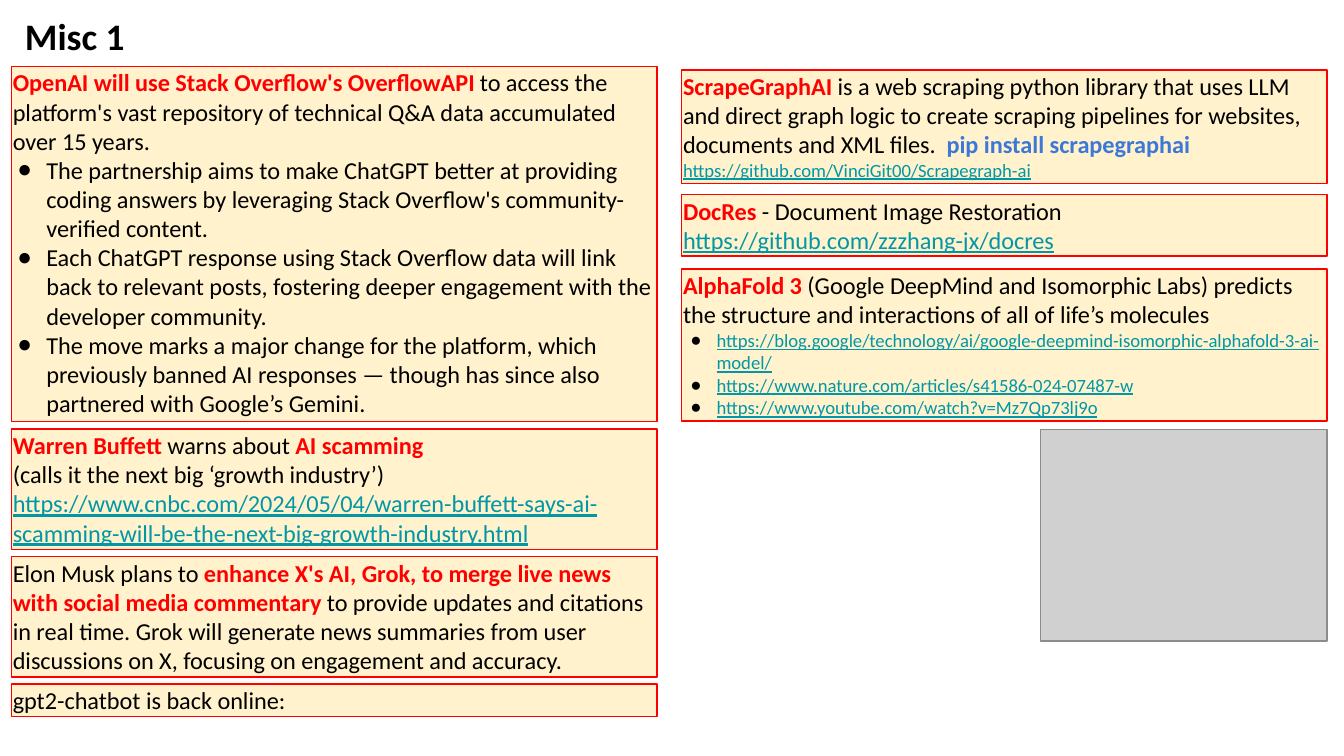
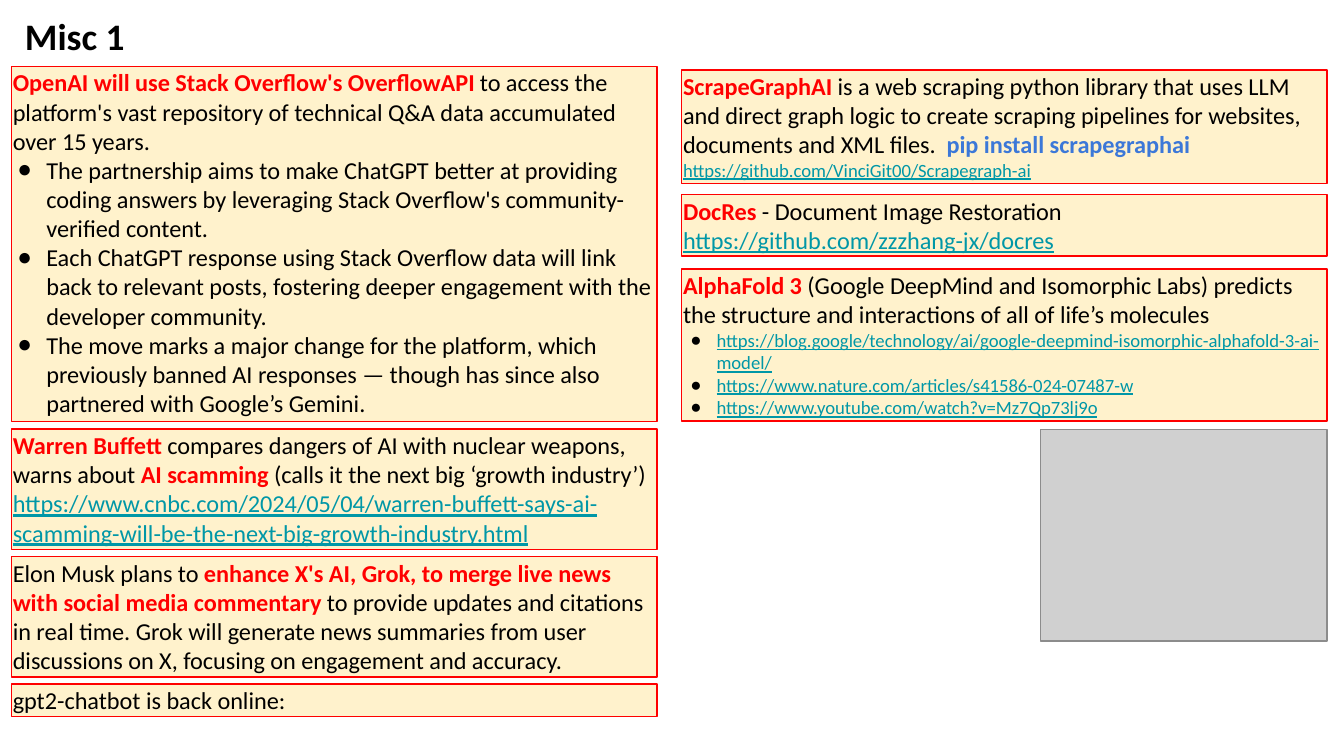
Before and after one commit to lselector/seminar, a slide deck: slide 16 of 2024/2024-05-10-AI-Updates.pptx (slide 13 before the commit). Drawn at 1344x756 pixels with LibreOffice and Linux fonts; fonts in the diff are those of the drawing; grey boxes stand for pictures. Boxes give left, top, right and bottom in pixels: in the first picture for what was removed or moved away, otherwise in the second. Text is boxed around its words. In the diff, an @@ line names an element or a change of style, - is before the commit and + after.

```diff
--- a/2024/2024-05-10-AI-Updates.pptx
+++ b/2024/2024-05-10-AI-Updates.pptx
@@ text in rectangle at (x1=13, y1=437, x2=646, y2=487): text changed @@
-Warren Buffett warns about AI scamming
-(calls it the next big ‘growth industry’)
+Warren Buffett compares dangers of AI with nuclear weapons, warns about AI scamming (calls it the next big ‘growth industry’)
```
Also in this commit, not shown: 6 other slides changed, 4 slides added.
